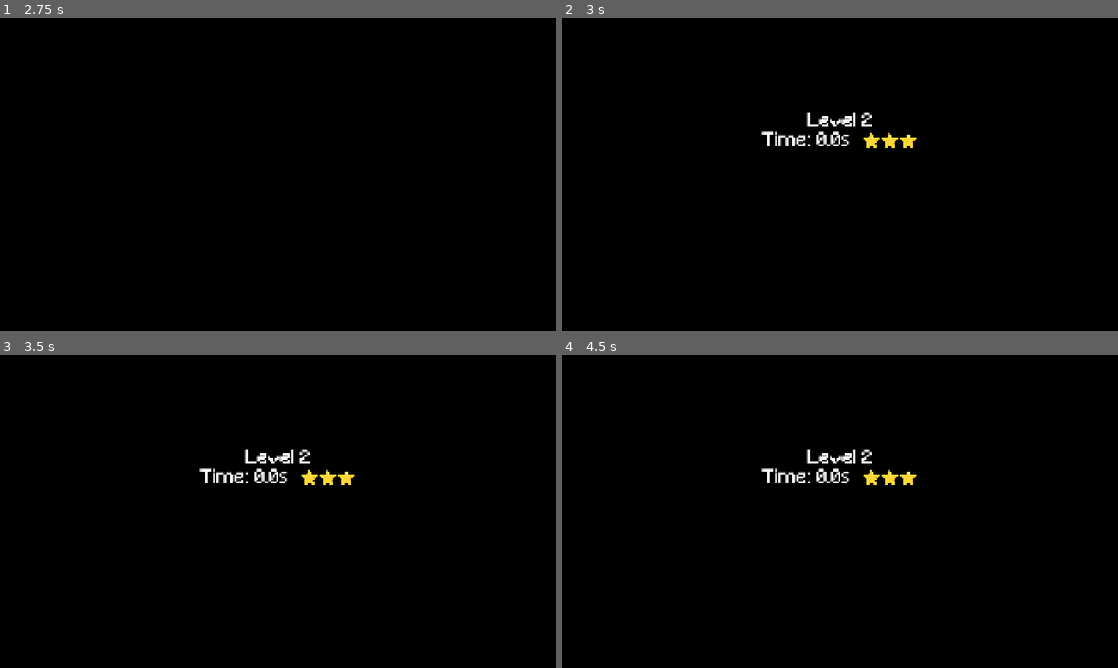
Above: before the commit, frames 1-4 (two rows, left to right).
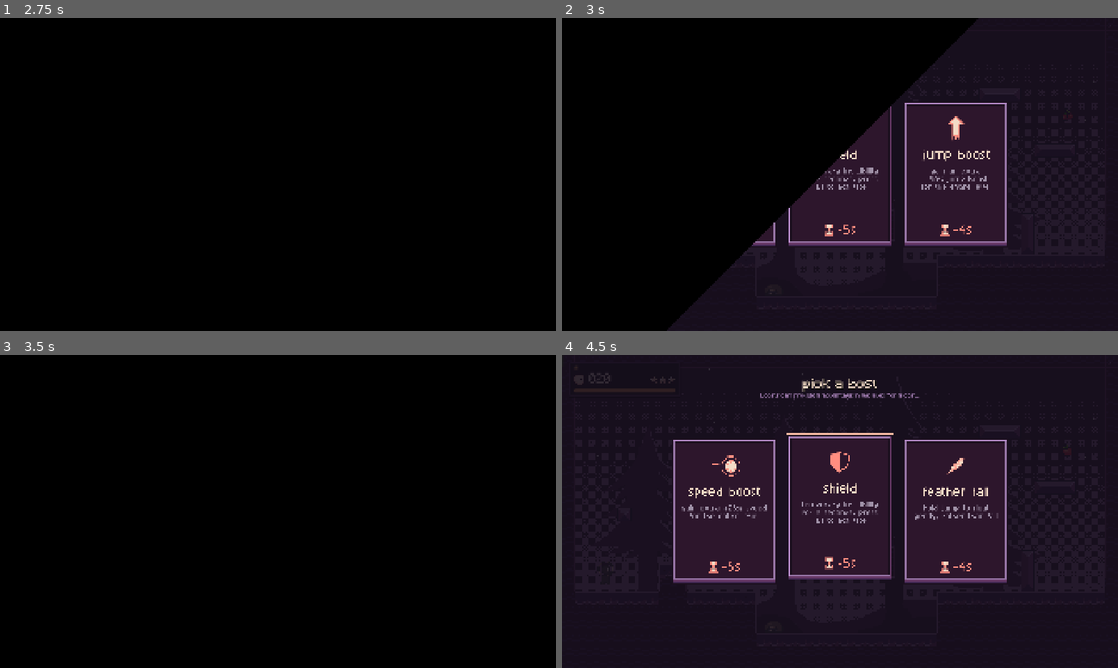
Above: after the commit, the same moments.

Repository: SmoothAsphaltRoads/thirdspacegame
Game: Godot game, scene res://scenes/startscreen.tscn
Two runs of this game, one before a commit and one after it. Both use one fixed random seed, a clock stepped at 60 frames per second and the inputs below.
Inputs (mouse positions are in pixels of both pictures, inside the frame that each line leads up to):
- Up to frame 1 (2.75 s): click "Start" at 0.5 s; click (161, 174) at 1.25 s; tap Enter (ui_accept) at 2 s; move the mouse to (400, 158) at 2.02 s; hold D (right) from 2.03 s (still down); tap N (next) at 2.1 s; click (400, 158) at 2.17 s; tap W (jump) at 2.27 s
- Up to frame 2 (3 s): keep holding D (right); move the mouse to (728, 190) at 2.77 s; tap N (next) at 2.85 s
- Up to frame 3 (3.5 s): keep holding D (right); tap W (jump) at 3.02 s
- Up to frame 4 (4.5 s): move the mouse to (895, 442) at 3.52 s; release D (right) at 3.53 s; hold A (left) 3.53-4.28 s; tap Alt at 3.6 s; tap N (next) at 3.8 s; move the mouse to (812, 574) at 4.27 s; hold D (right) from 4.28 s (still down); tap Shift at 4.35 s; click (812, 574) at 4.42 s

Frame 1 is identical in both runs. In frame 2, 54% of the frame differs, in the area x 18-100%, y 0-100%; in frame 3, 0.8%; in frame 4, 100%, in the area x 0-100%, y 0-100%.

Commit message:
fixed a bug where 2 results screens appeared

Diff:
--- a/scripts/level_manager.gd
+++ b/scripts/level_manager.gd
@@ -74,18 +74,10 @@
 	await Transition.cover()
 	get_tree().call_deferred("change_scene_to_file", levels[current_level])
 	await get_tree().process_frame
-	var stars = stars_calc(time_taken)
-	var level_idx = current_level - 1
-	if not level_stars.has(level_idx) or stars > level_stars[level_idx]:
-		level_stars[level_idx] = stars
-		star_save()
-	var stars_text = "⭐"
-	if stars == 3:
-		stars_text = "⭐⭐⭐"
-	elif stars == 2:
-		stars_text = "⭐⭐"
-
-	await Showtime.show_text("Level %d\nTime: %.1fs  %s" % [current_level + 1, time_taken, stars_text], 1.8)
+	is_changing = true
+	await Transition.cover()
+	get_tree().call_deferred("change_scene_to_file", levels[current_level])
+	await get_tree().process_frame
 	await Transition.reveal()
 	is_changing = false
 
